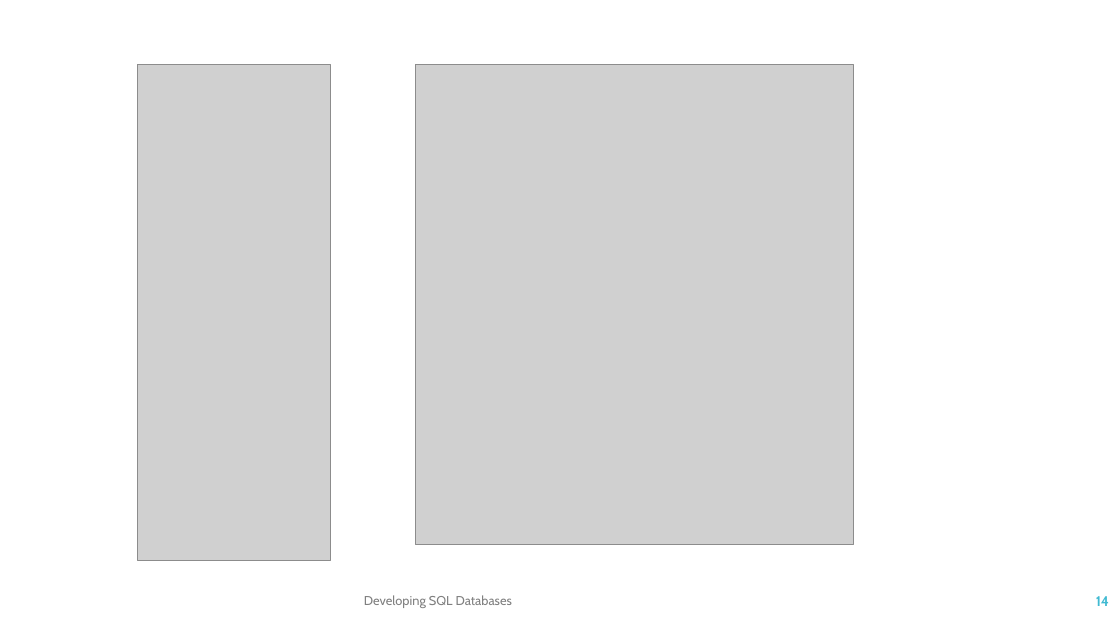
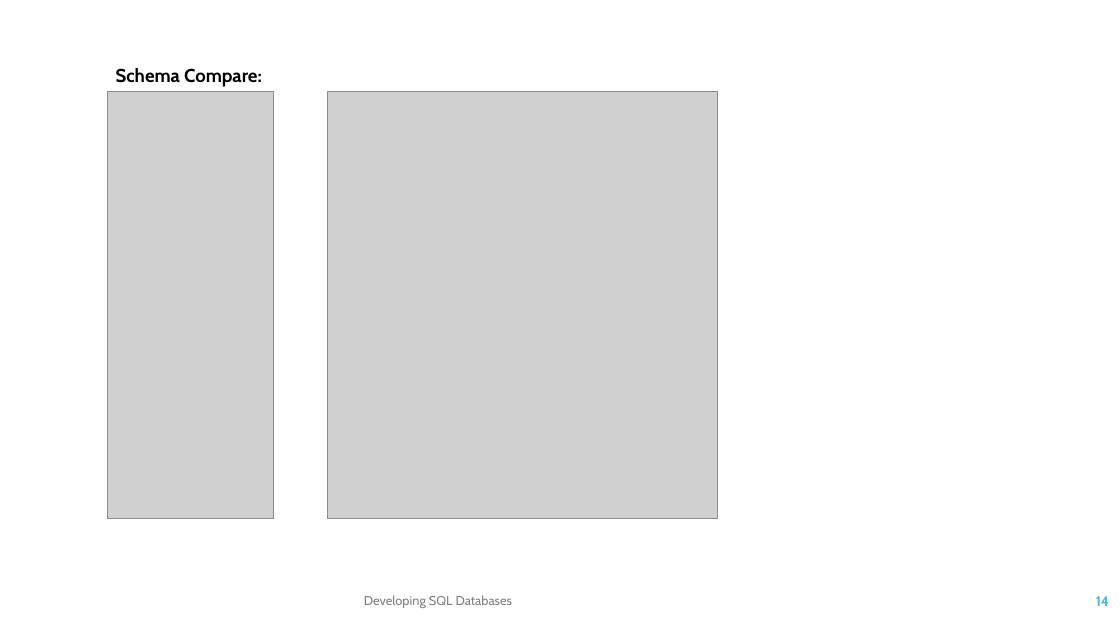
Before and after one commit to TKostyrka/70762DevSQLDB, a slide deck: slide 14 of DEVSQL_00_Intro/DEVSQL_00B_SSDT.pptx. Drawn at 1120x630 pixels with LibreOffice and Linux fonts; fonts in the diff are those of the drawing; grey boxes stand for pictures. Boxes give left, top, right and bottom in pixels: in the first picture for what was removed or moved away, otherwise in the second. Text is boxed around its words. In the diff, an @@ line names an element or a change of style, - is before the commit and + after.

```diff
--- a/DEVSQL_00_Intro/DEVSQL_00B_SSDT.pptx
+++ b/DEVSQL_00_Intro/DEVSQL_00B_SSDT.pptx
@@ text added at box(116, 68, 262, 87), 16 pt, text #000000, bold @@
+Schema Compare:
@@ picture: place and size @@
-picture at box(138, 65, 331, 560)
+picture at box(108, 92, 274, 518)
@@ picture: place and size @@
-picture at box(416, 65, 854, 544)
+picture at box(328, 92, 718, 518)
```
Also in this commit, not shown: 6 other slides changed, 1 slide added, 1 other file.
